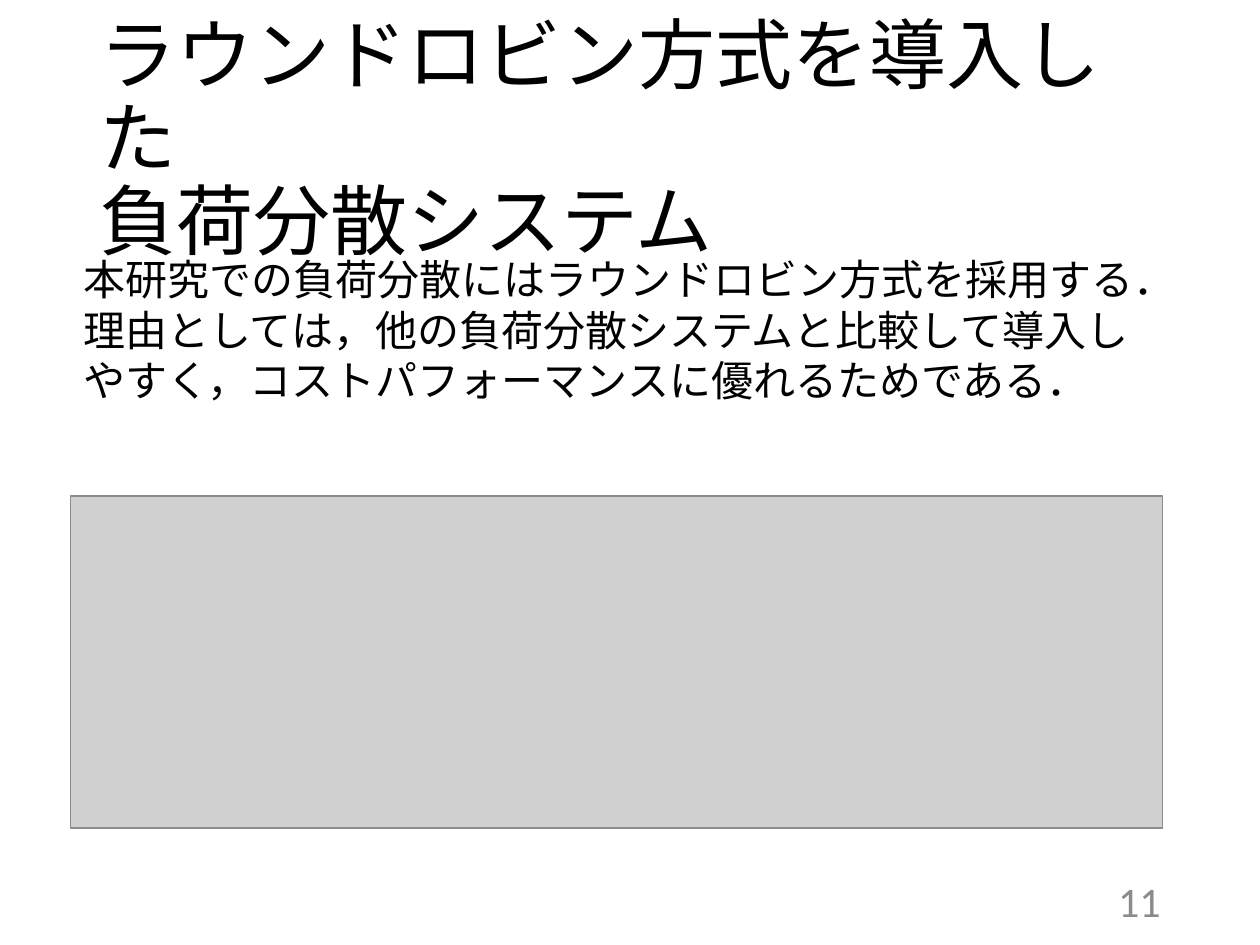
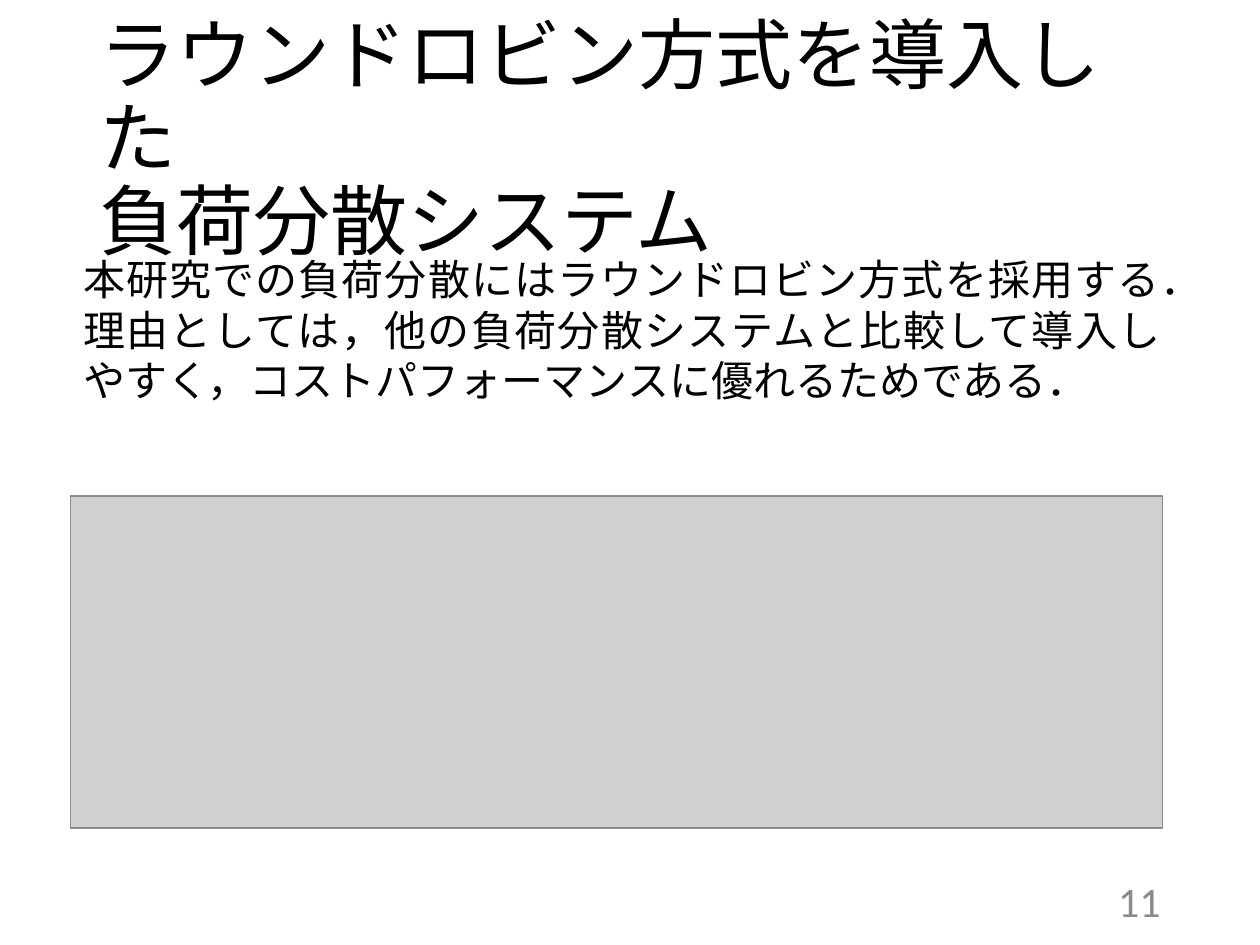
Before and after one commit to kait-takanolab/1821144-yoshii-thesis, a slide deck: slide 11 of 発表用スライド/1821144_卒研発表.pptx. Drawn at 1260x945 pixels with LibreOffice and Linux fonts; fonts in the diff are those of the drawing; grey boxes stand for pictures. Boxes give left, top, right and bottom in pixels: in the first picture for what was removed or moved away, otherwise in the second. Text is boxed around its words. In the diff, an @@ line names an element or a change of style, - is before the commit and + after.

```diff
--- a/発表用スライド/1821144_卒研発表.pptx
+++ b/発表用スライド/1821144_卒研発表.pptx
@@ text "本研究での負荷分散にはラウンドロビン方式を採用する．" at bbox=[83, 253, 1202, 401]: alignment left to justified @@
```
Also in this commit, not shown: 11 other slides changed.
